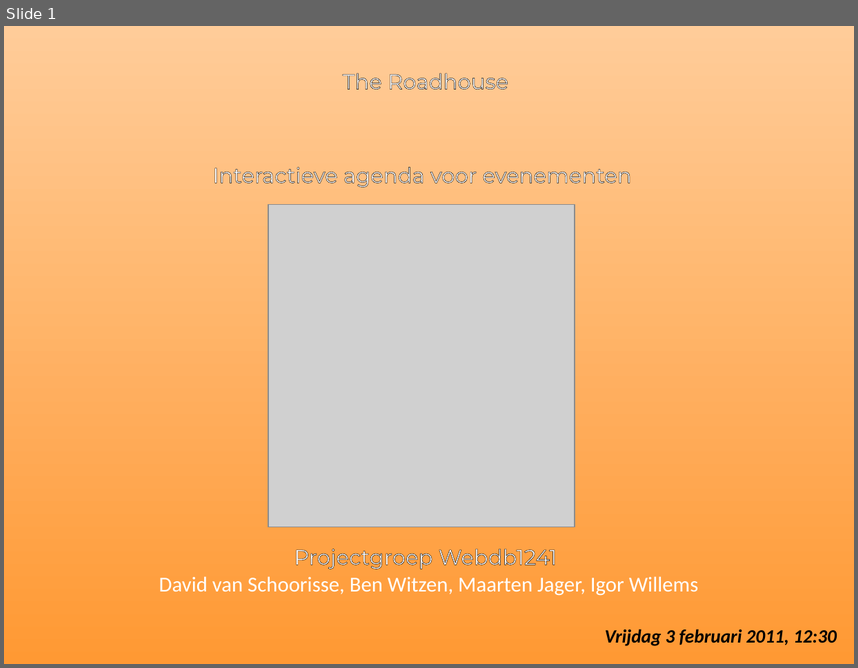
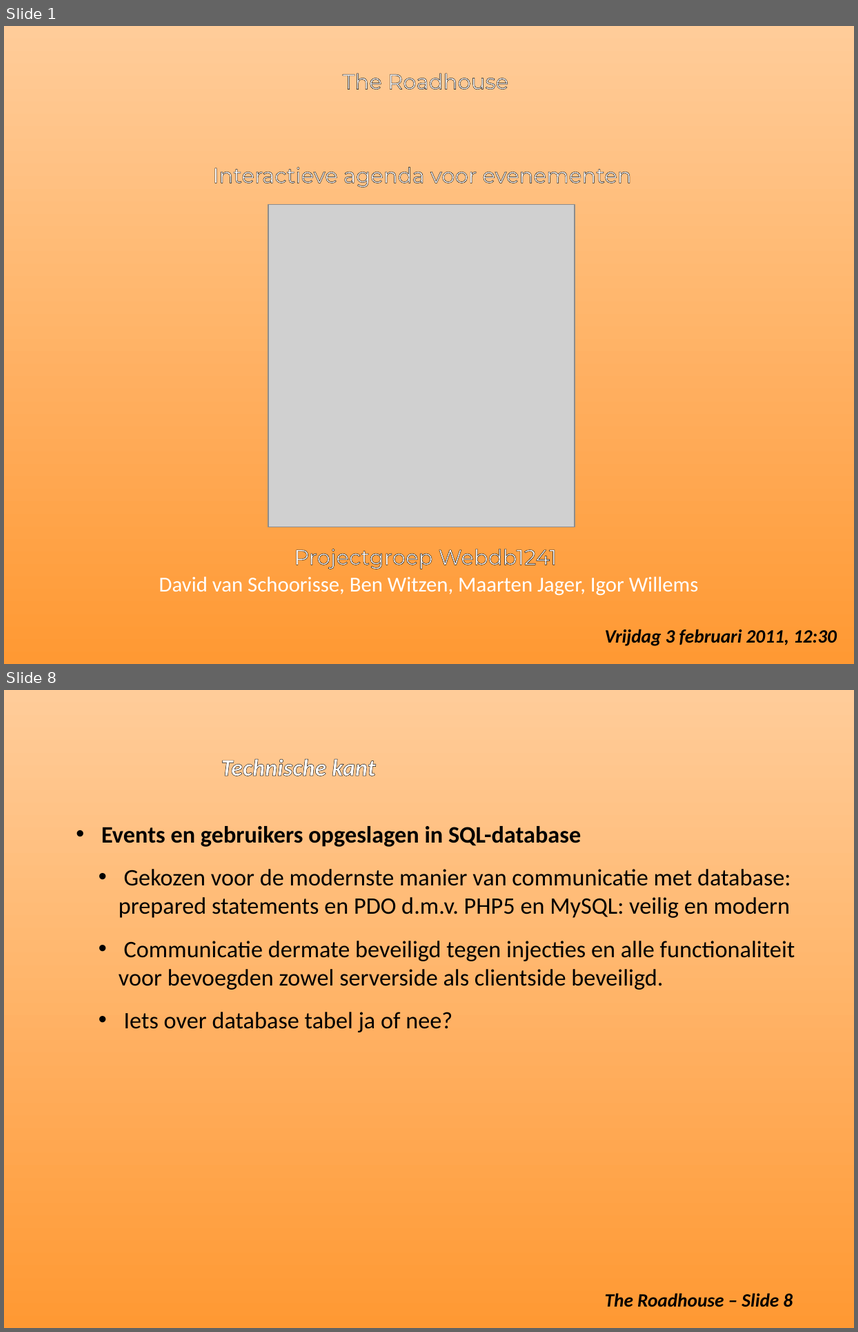
Before and after one commit to MaartenJager/Public_Agenda, a slide deck: Presentation2.ppt. Shown one above the other, each under a label of ours: slide 1 before the commit, slides 1 and 8 after it; the slides between them are not shown. The pictures are 858x668 and 858x1332 pixels, drawn with LibreOffice and Linux fonts; fonts in the diff are those of the drawing; grey boxes stand for pictures. Boxes give left, top, right and bottom in pixels: in the first picture for what was removed or moved away, otherwise in the second. Text is boxed around its words. In the diff, an @@ line names an element or a change of style, - is before the commit and + after.

```diff
--- a/Presentation2.ppt
+++ b/Presentation2.ppt
@@ slide 8 added at [4,690,854,1328], background gradient #FFCC99 to #FF9933 @@
@@ text added at [221,759,375,776], 20 pt, text #FFFFFF, bold, italic @@
+Technische kant
@@ text added at [101,826,795,1032], 20 pt, text #000000 @@
+• Events en gebruikers opgeslagen in SQL-database
+  • Gekozen voor de modernste manier van communicatie met database: prepared statements en PDO d.m.v. PHP5 en MySQL: veilig en modern
+  • Communicatie dermate beveiligd tegen injecties en alle functionaliteit voor bevoegden zowel serverside als clientside beveiligd.
+  • Iets over database tabel ja of nee?
@@ text added at [605,1292,793,1307], 16 pt, text #000000, bold, italic @@
+The Roadhouse – Slide 8
```
Also in this commit, not shown: 2 slides changed, 6 other slides added, 5 slides removed.
